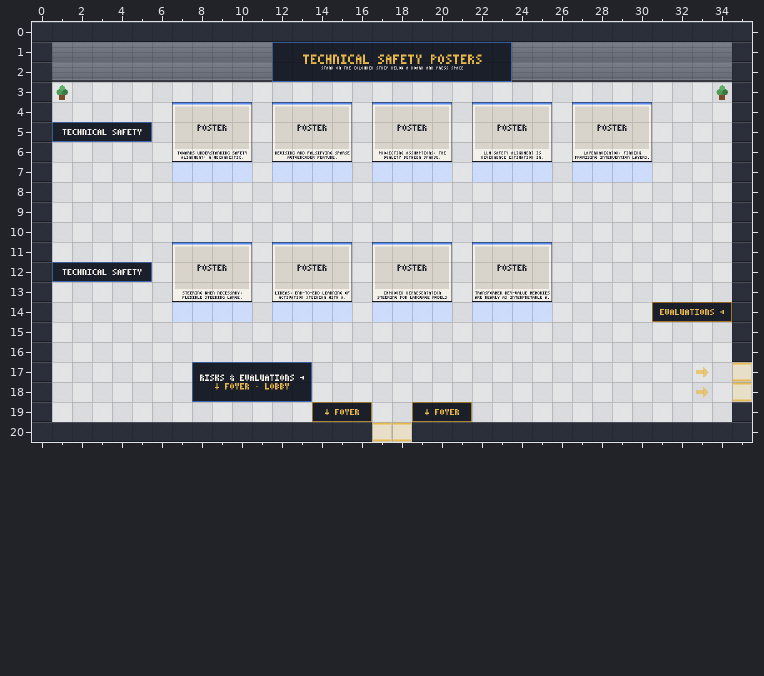
An edit to a level. Tiled map (JSON), maps/posters-technical.tmj. The picture above is the old version.
Cells are 32x32 px. Shown: x 0..35, y 0..20.
After:
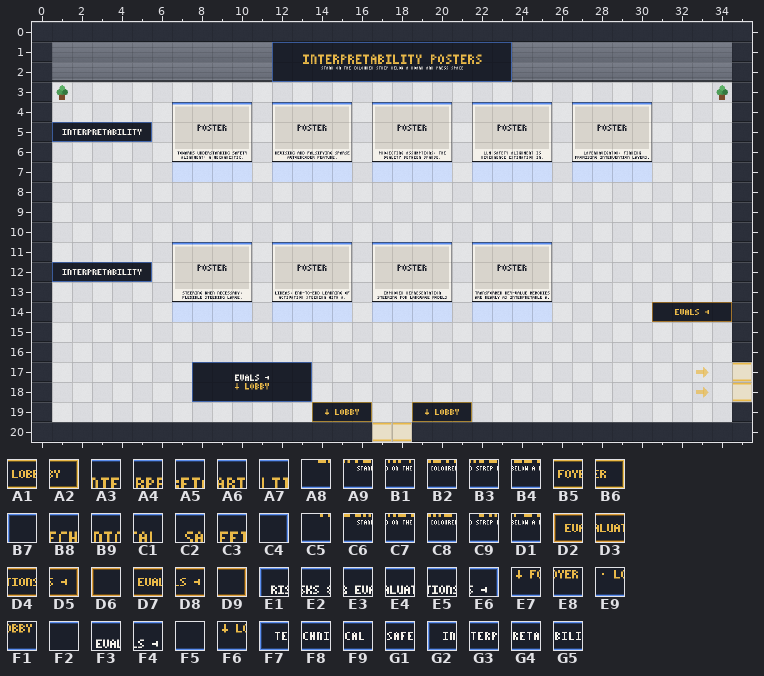
Key: from "prism": A1 152, A2 153, A3 156, A4 157, A5 158, A6 159, A7 160, A8 167, A9 168, B1 169, B2 170, B3 171, B4 172, B5 188, B6 189, B7 190, B8 192, B9 193, C1 194, C2 195, C3 196, C4 201, C5 203, C6 204, C7 205, C8 206, C9 207, D1 208, D2 262, D3 263, D4 264, D5 265, D6 270, D7 271, D8 272, D9 273, E1 354, E2 355, E3 356, E4 357, E5 358, E6 359, E7 361, E8 362, E9 363, F1 364, F2 395, F3 396, F4 397, F5 401, F6 402, F7 425, F8 426, F9 427, G1 428, G2 455, G3 456, G4 457, G5 458.
__ is an empty cell.
The edit:
Layer "props":
y 5: x 1..4 F7 F8 F9 G1 -> G2 G3 G4 G5
y 12: x 1..4 F7 F8 F9 G1 -> G2 G3 G4 G5
y 14: x 31..34 D2 D3 D4 D5 -> D6 D7 D8 D9
y 17: x 8..13 E1 E2 E3 E4 E5 E6 -> B7 F2 F3 F4 F2 C4
y 18: x 9..12 E7 E8 E9 F1 -> F5 F6 F1 F5
y 19: x 15..16 B5 B6 -> A1 A2; x 20..21 B5 B6 -> A1 A2
Layer "walls":
y 1: x 14..18 B8 B9 C1 C2 C3 -> A3 A4 A5 A6 A7
y 2: x 13..18 C5 C6 C7 C8 C9 D1 -> A8 A9 B1 B2 B3 B4
Boxes around the changes in both pictures, in picture pixels (x1, y1, x2, y2):
changed: (303, 54, 405, 64)
changed: (62, 129, 130, 135)
changed: (62, 269, 130, 275)
changed: (660, 309, 724, 315)
changed: (200, 374, 304, 390)
changed: (336, 409, 359, 415)
changed: (436, 409, 459, 415)
